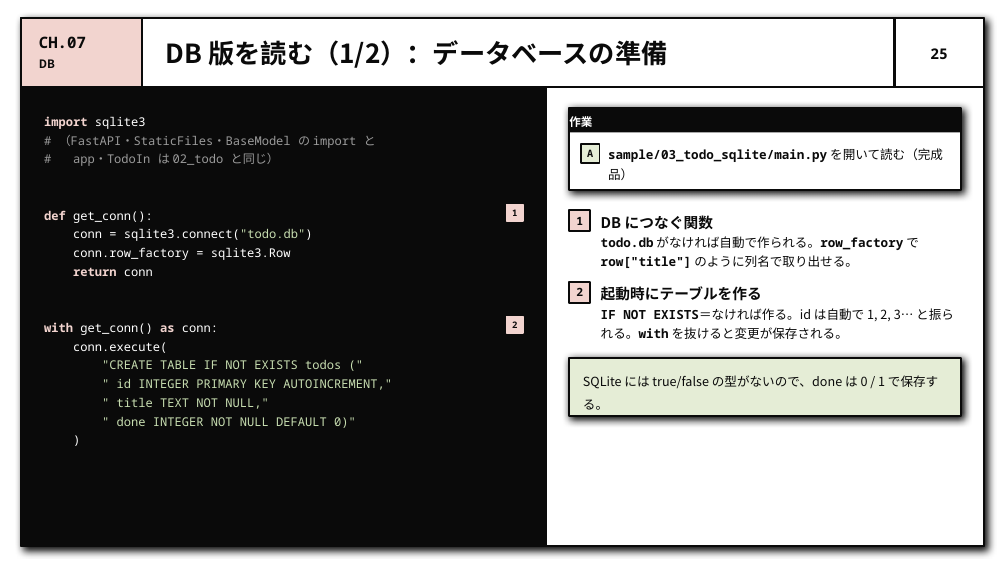
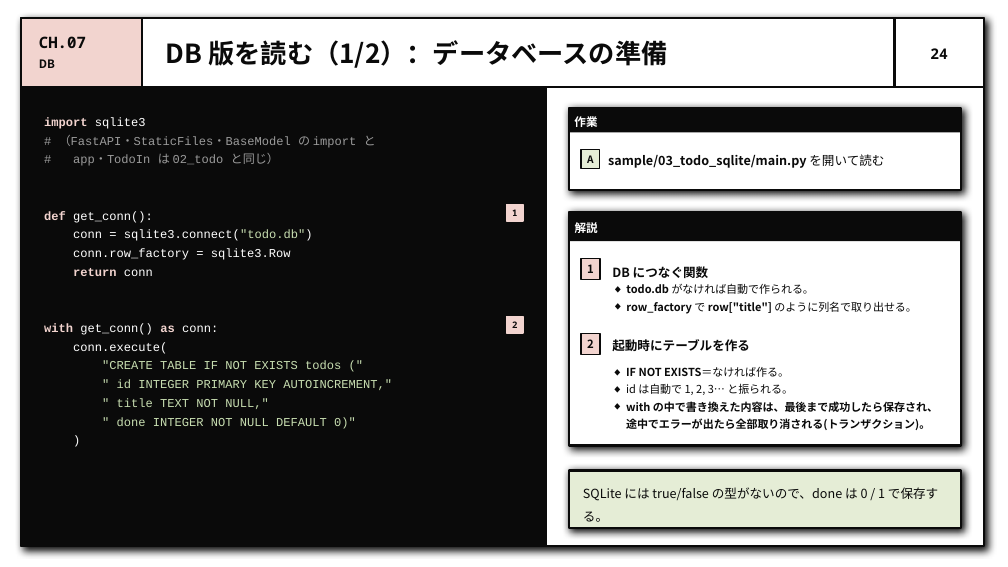
Before and after one commit to Luca-blue/study-fast-api, a slide deck: slide 24 of slides/fastapi-intro.pptx (slide 25 before the commit). Drawn at 1008x567 pixels with LibreOffice and Linux fonts; fonts in the diff are those of the drawing. Boxes give left, top, right and bottom in pixels: in the first picture for what was removed or moved away, otherwise in the second. Text is boxed around its words. In the diff, an @@ line names an element or a change of style, - is before the commit and + after.

Commit message:
docs(slides): add new deck and pdf, move previous deck to legacy

```diff
--- a/slides/fastapi-intro.pptx
+++ b/slides/fastapi-intro.pptx
@@ page number at <box>930,48,948,59</box>: text changed @@
-25
+24
@@ text "import sqlite3" at <box>44,117,392,429</box>: font Noto Sans Mono to Courier New @@
@@ rectangle "A": place and size @@
-rectangle "A" at <box>581,144,600,163</box>
+rectangle "A" at <box>581,150,600,169</box>
@@ text at <box>608,154,884,168</box>: text changed; font Noto Sans Mono to Noto Sans CJK JP @@
-sample/03_todo_sqlite/main.py を開いて読む（完成品）
+sample/03_todo_sqlite/main.py を開いて読む
@@ rectangle: place and size @@
-rectangle at <box>546,87,984,546</box>
+rectangle at <box>569,212,961,445</box>
@@ rectangle at <box>569,212,961,445</box>: shadow on @@
@@ rectangle added at <box>569,211,961,241</box>, fill #0A0A0A, 11 pt, text #FFFFFF, bold @@
+解説
@@ rectangle "1": place and size @@
-rectangle "1" at <box>569,210,591,231</box>
+rectangle "1" at <box>581,259,600,280</box>
@@ text "DB につなぐ関数" at <box>612,266,709,278</box>: size 14 to 12 pt @@
@@ text "DB につなぐ関数": place and size @@
-text "DB につなぐ関数" at <box>601,215,713,230</box>
+text "DB につなぐ関数" at <box>612,266,709,278</box>
@@ text at <box>626,283,916,314</box>: text changed; size 12 to 10.5 pt; font Noto Sans Mono to Noto Sans CJK JP @@
-todo.db がなければ自動で作られる。row_factory で row["title"] のように列名で取り出せる。
+◆ todo.db がなければ自動で作られる。
+◆ row_factory で row["title"] のように列名で取り出せる。
@@ font Noto Sans Mono to Noto Sans CJK JP in 3 elements at <box>581,150,600,169</box>, <box>581,259,600,280</box>, <box>581,333,600,355</box> @@
@@ rectangle "2": place and size @@
-rectangle "2" at <box>569,282,591,303</box>
+rectangle "2" at <box>581,333,600,355</box>
@@ text "起動時にテーブルを作る": place and size @@
-text "起動時にテーブルを作る" at <box>601,286,762,301</box>
+text "起動時にテーブルを作る" at <box>612,339,750,351</box>
@@ text "起動時にテーブルを作る" at <box>612,339,750,351</box>: size 14 to 12 pt @@
@@ text at <box>626,367,938,430</box>: text changed; size 12 to 10.5 pt; bold on @@
-IF NOT EXISTS＝なければ作る。id は自動で 1, 2, 3… と振られる。with を抜けると変更が保存される。
+◆ IF NOT EXISTS＝なければ作る。
+◆ id は自動で 1, 2, 3… と振られる。
+◆ with の中で書き換えた内容は、最後まで成功したら保存され、途中でエラーが出たら全部取り消される(トランザクション)。
@@ rectangle: place and size @@
-rectangle at <box>569,358,961,416</box>
+rectangle at <box>569,470,961,528</box>
@@ text "SQLite には true/false の型がないので、done は ...": place and size @@
-text "SQLite には true/false の型がないので、done は ..." at <box>583,375,938,410</box>
+text "SQLite には true/false の型がないので、done は ..." at <box>583,487,938,522</box>
```
Also in this commit, not shown: 25 other slides changed, 1 slide added, 7 other files.
